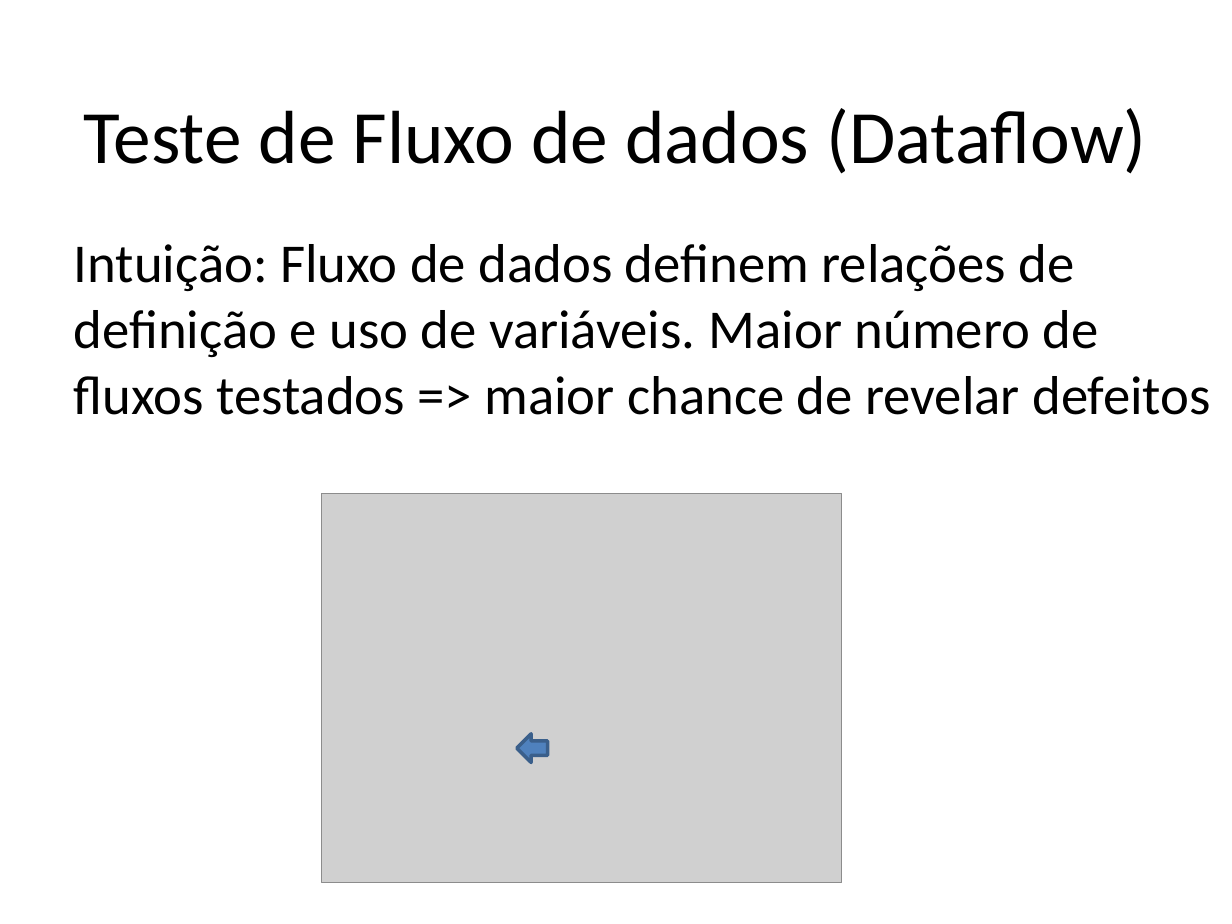
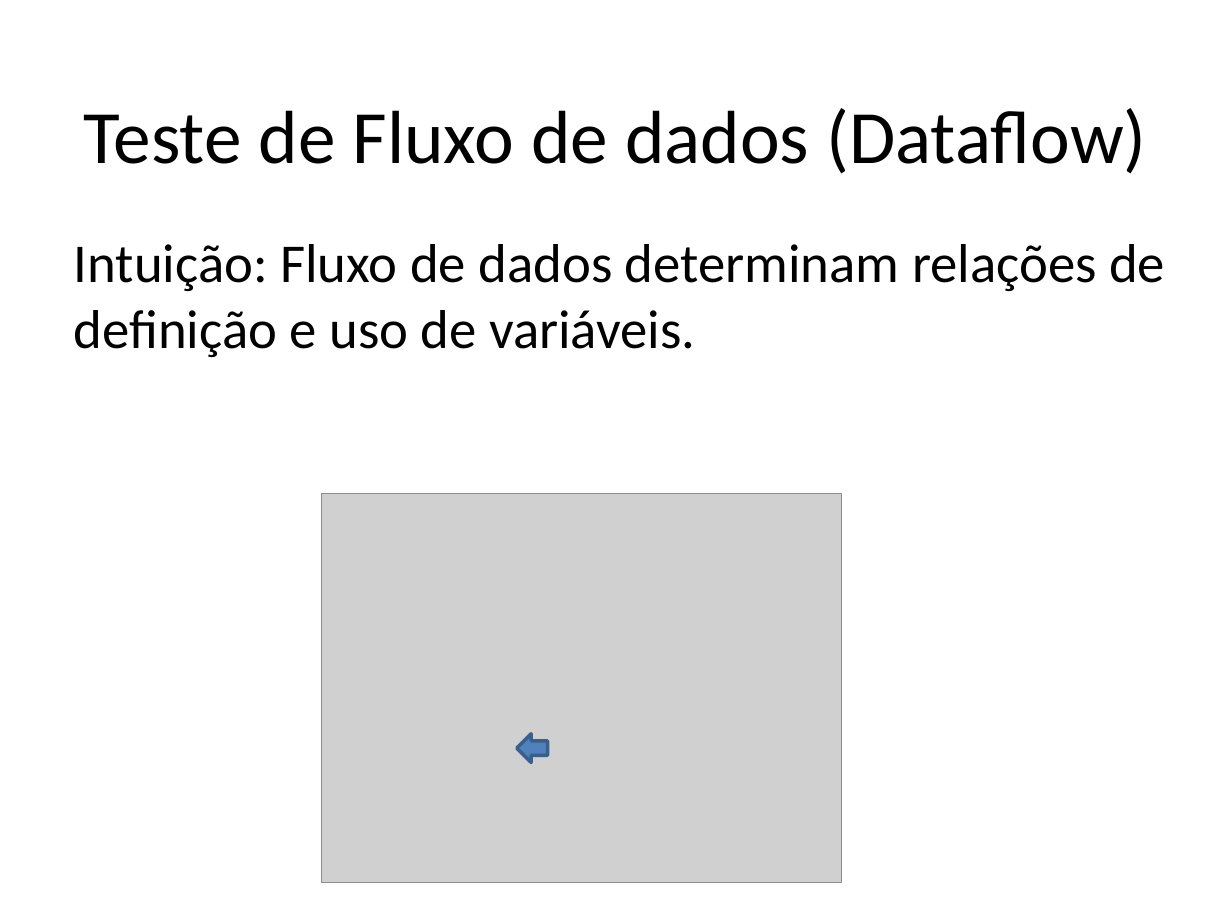
Before and after one commit to STAR-RG/testing-cin, a slide deck: slide 109 of slides.pptx (slide 107 before the commit). Drawn at 1232x924 pixels with LibreOffice and Linux fonts; fonts in the diff are those of the drawing; grey boxes stand for pictures. Boxes give left, top, right and bottom in pixels: in the first picture for what was removed or moved away, otherwise in the second. Text is boxed around its words. In the diff, an @@ line names an element or a change of style, - is before the commit and + after.

```diff
--- a/slides.pptx
+++ b/slides.pptx
@@ text at box(74, 244, 1165, 357): text changed @@
-Intuição: Fluxo de dados definem relações de definição e uso de variáveis. Maior número de fluxos testados => maior chance de revelar defeitos
+Intuição: Fluxo de dados determinam relações de definição e uso de variáveis.
```
Also in this commit, not shown: 15 other slides changed, 3 slides added, 1 slide removed.
